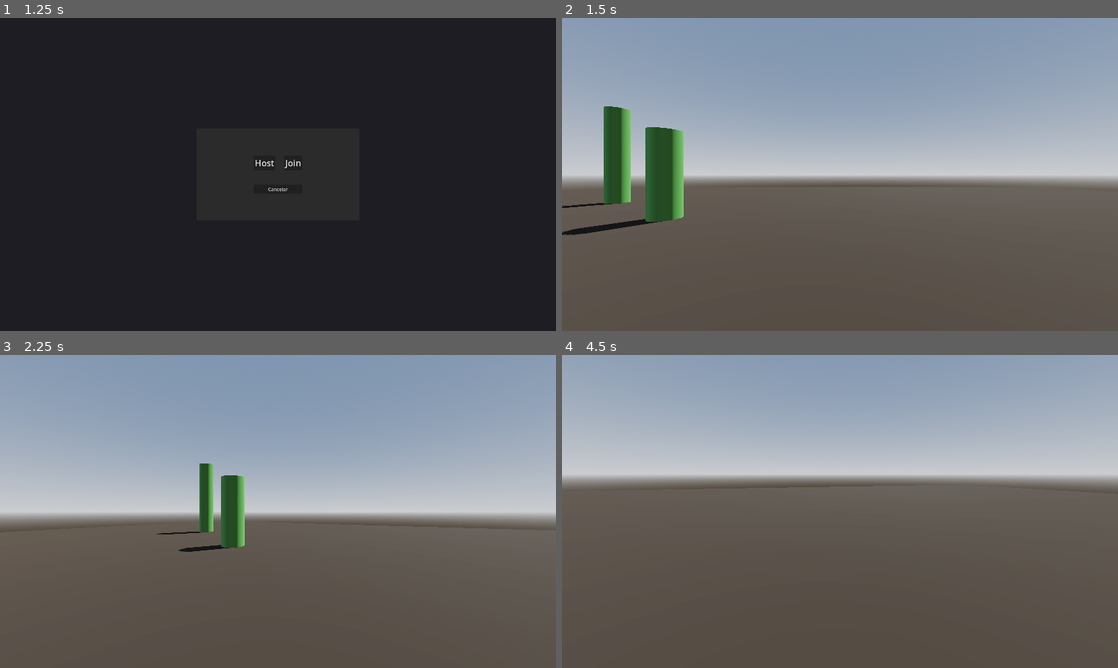
Above: before the commit, frames 1-4 (two rows, left to right).
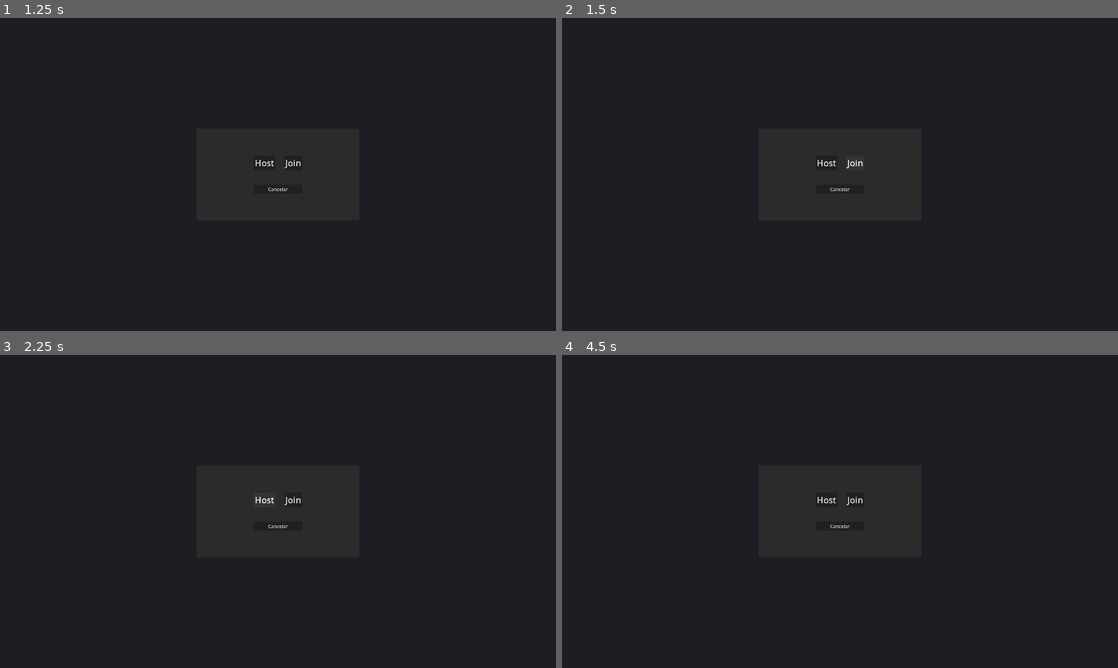
Above: after the commit, the same moments.

Repository: Isaaa43/Saudavel-e-Balanceado
Game: Godot game, scene res://cenas/main_game.tscn
Same seed, same stepped clock (60 frames per second), same inputs: the game is played once before the commit and once after it.
Inputs (mouse positions are in pixels of both pictures, inside the frame that each line leads up to):
- Up to frame 1 (1.25 s): click "Jogar" at 0.5 s
- Up to frame 2 (1.5 s): click "Join" at 1.25 s
- Up to frame 3 (2.25 s): click (266, 498) at 2 s, where only the run after the commit has a clickable "Host"
- Up to frame 4 (4.5 s): click (840, 527) at 2.75 s, where only the run after the commit has a clickable "Cancelar"; click (840, 489) at 3.5 s, where only the run after the commit has a clickable "Jogar"; tap Enter at 4.25 s; move the mouse to (867, 511) at 4.27 s; hold W (frente) from 4.28 s (still down); click (867, 511) at 4.42 s

Frame 1 is identical in both runs. In frame 2, 100% of the frame differs, in the area x 0-100%, y 0-100%; in frame 3, 100%; in frame 4, 100%.
Error after the commit: Attempt to call function 'create_client' in base 'null instance' on a null instance. (res://scripts/menus/menu_inicial.gd:27)

Commit message:
autoloads network, match, game
ajustado os scripts de network para autoloads

Diff:
--- a/luta-magos/cenas/main_game.tscn
+++ b/luta-magos/cenas/main_game.tscn
@@ -1,11 +1,7 @@
 [gd_scene format=3 uid="uid://blu1n6bnam470"]
 
 [ext_resource type="PackedScene" uid="uid://6als3mloubtk" path="res://cenas/menus/menu_inicial.tscn" id="1_o6mfm"]
-[ext_resource type="Script" uid="uid://dejkuahbr2ht4" path="res://scripts/network/network.gd" id="2_clorf"]
 
 [node name="MainGame" type="Node" unique_id=211907479]
 
 [node name="MenuInicial" parent="." unique_id=1487474413 instance=ExtResource("1_o6mfm")]
-
-[node name="Network" type="Node" parent="." unique_id=1893332313]
-script = ExtResource("2_clorf")
--- a/luta-magos/project.godot
+++ b/luta-magos/project.godot
@@ -18,6 +18,8 @@
 [autoload]
 
 TrocaCenaTemp="*uid://6ynnwdsloeup"
+Network="*uid://dejkuahbr2ht4"
+NetworkMatch="*uid://bmoe5r6abpfhf"
 
 [display]
 
--- a/luta-magos/scripts/network/network.gd
+++ b/luta-magos/scripts/network/network.gd
@@ -1,4 +1,7 @@
 extends Node
+
+signal on_peer_connected(peer_id)
+signal on_peer_disconnected(peer_id)
 
 const PORT			:= 54321
 const IP_ADDR		:= "localhost"
@@ -7,23 +10,15 @@
 var network_peer = ENetMultiplayerPeer.new()
 
 var is_client : bool = false
-var is_client_conected : bool = false
 
-func _ready() -> void:
+func start() -> void:
 	multiplayer.peer_connected.connect(_on_peer_connected)
-	multiplayer.peer_disconnected.connect(
-		func(x):
-			print("peer_disconnected id: ", x)
-			#is_client_conected = false )
-			set_process(false) )
-	multiplayer.connected_to_server.connect(func(): print("connected_to_server"))
+	multiplayer.peer_disconnected.connect(_on_peer_disconnected)
+	multiplayer.connected_to_server.connect(_on_connected_to_server)
 	multiplayer.connection_failed.connect(func():   print("connection_failed"))
 	multiplayer.server_disconnected.connect(func(): print("server_disconnected"))
 
 	get_tree().multiplayer_poll = false
-
-	set_process(false)
-
 
 func create_server() -> void:
 	var err := network_peer.create_server(PORT, MAX_CLIENTS)
@@ -47,11 +42,12 @@
 	multiplayer.multiplayer_peer = network_peer
 	set_process(true)
 	#is_client = true
-	#is_client_conected = true
 
+func _ready() -> void:
+	set_process(false)
 
 func _process(_delta: float) -> void:
-	if is_client and (not is_client_conected): return
+	#if is_client and (not is_client_conected): return
 
 	network_peer.poll()
 	var packet_count := network_peer.get_available_packet_count()
@@ -63,13 +59,14 @@
 
 		var packet := network_peer.get_packet()
 
-		print("-----------")
+		print("----- start ------")
 		print("peer_id: ", peer_id)
 		print("channel: ", channel)
 		print("mode: ", mode)
 		print("packet: ", packet)
-		print("msg packet: ", bytes_to_var(packet))
-		print("-----------")
+		if packet:
+			print("msg packet: ", bytes_to_var(packet))
+		print("----- end   ------")
 
 func send_data(id : int) -> void:
 	var peer : ENetPacketPeer = network_peer.get_peer(id)
@@ -81,5 +78,16 @@
 
 	peer.send(channel, buffer, flags)
 
-func _on_peer_connected(id : int) -> void:
-	send_data(id)
+func _on_peer_connected(peer_id) -> void:
+	if peer_id == 1: return
+	send_data(peer_id)
+	emit_signal("on_peer_connected", peer_id)
+
+func _on_peer_disconnected(peer_id) -> void:
+	print("peer_disconnected id: ", peer_id)
+	emit_signal("on_peer_disconnected")
+	set_process(false)
+
+func _on_connected_to_server() -> void:
+	#emit_signal("peer_connected", multiplayer.get_unique_id())
+	print("connected_to_server")
--- /dev/null
+++ b/luta-magos/scripts/network/network_game.gd
@@ -0,0 +1,12 @@
+extends Node
+
+const JOGADOR = preload("uid://cqojyxy8t78mg")
+@onready var jogadores: Node = $Jogadores
+
+func _ready() -> void:
+	NetworkMatch.spawnar_jogador.connect(spawnar_jogador)
+
+func spawnar_jogador(id : int) -> void:
+	var jogador := JOGADOR.instantiate()
+	jogador.name = str(id)
+	jogadores.add_child(jogador, true)
--- /dev/null
+++ b/luta-magos/scripts/network/network_match.gd
@@ -0,0 +1,32 @@
+extends Node
+
+signal spawnar_jogador
+
+# -----------------------------------------------------------------------------
+# Lobby
+# -----------------------------------------------------------------------------
+
+func criar_lobby() -> void:
+	Network.create_server()
+	TrocaCenaTemp.go_to_menu_partida()
+	TrocaCenaTemp.partida.add_log("Lobby criado")
+	Network.on_peer_connected.connect(func(_x): TrocaCenaTemp.partida.add_log("Jogador entrou"))
+
+func entrar_lobby() -> void:
+	Network.create_client()
+	TrocaCenaTemp.go_to_menu_partida()
+	TrocaCenaTemp.partida.add_log("Entrou no lobby")
+
+# -----------------------------------------------------------------------------
+# Partida
+# -----------------------------------------------------------------------------
+
+func iniciar_partida() -> void:
+	TrocaCenaTemp.go_to_game()
+
+	#Network.on_peer_connected.connect(spawn_jogador)
+
+	spawn_jogador(multiplayer.get_unique_id())
+
+func spawn_jogador(id: int) -> void:
+	emit_signal("spawnar_jogador", id)
Not shown, added: luta-magos/scripts/network/network_game.gd.uid
Not shown, added: luta-magos/scripts/network/network_match.gd.uid
